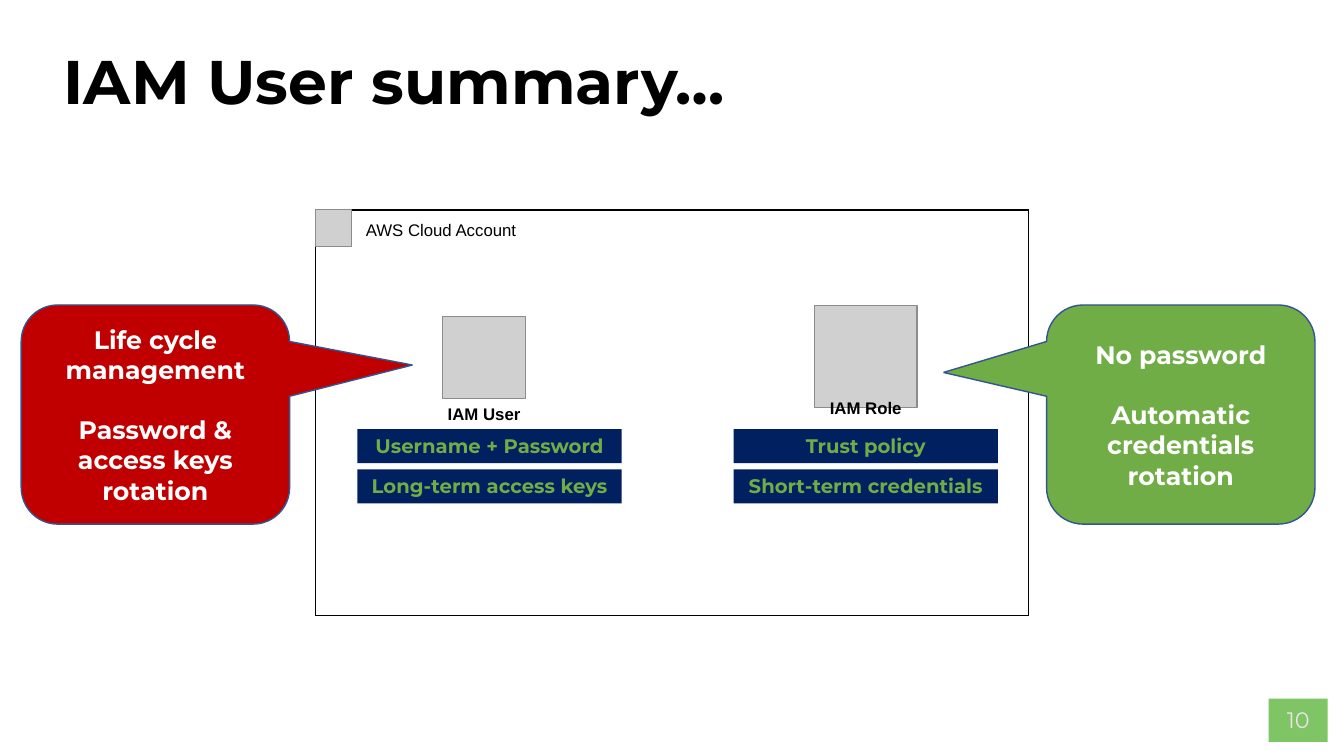
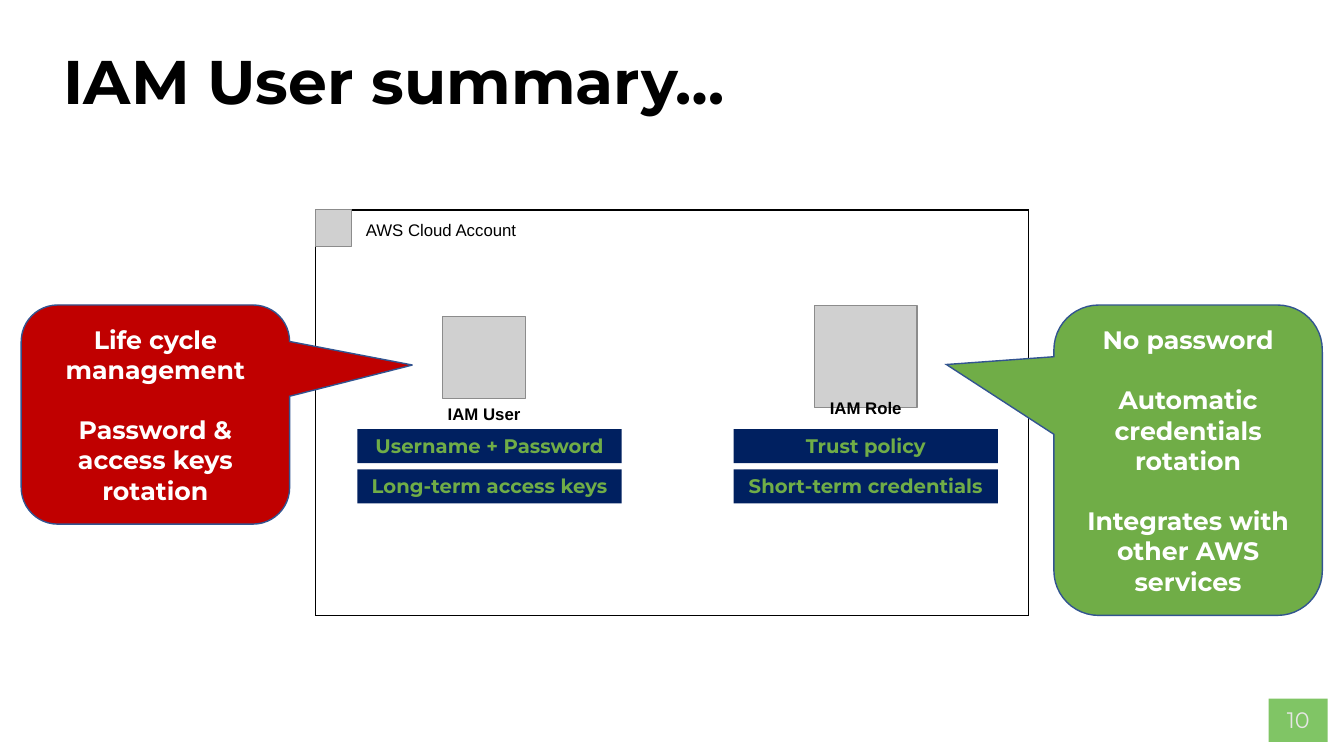
Before and after one commit to AWS-Competence-Group/sessions, a slide deck: slide 10 of 02-identity-and-access-management/02-identity-and-access-management.pptx. Drawn at 1344x756 pixels with LibreOffice and Linux fonts; fonts in the diff are those of the drawing; grey boxes stand for pictures; background and template pictures are left out. Boxes give left, top, right and bottom in pixels: in the first picture for what was removed or moved away, otherwise in the second. Text is boxed around its words. In the diff, an @@ line names an element or a change of style, - is before the commit and + after.

```diff
--- a/02-identity-and-access-management/02-identity-and-access-management.pptx
+++ b/02-identity-and-access-management/02-identity-and-access-management.pptx
@@ rounded speech box "No password": place and size @@
-rounded speech box "No password" at <box>1047,306,1315,524</box>
+rounded speech box "No password" at <box>1055,306,1323,616</box>
@@ rounded speech box "No password" at <box>1055,306,1323,616</box>: proportions changed @@
@@ text in rounded speech box at <box>1087,510,1289,591</box>: paragraph added @@
+Integrates with other AWS services
```
Also in this commit, not shown: 2 other slides changed.
